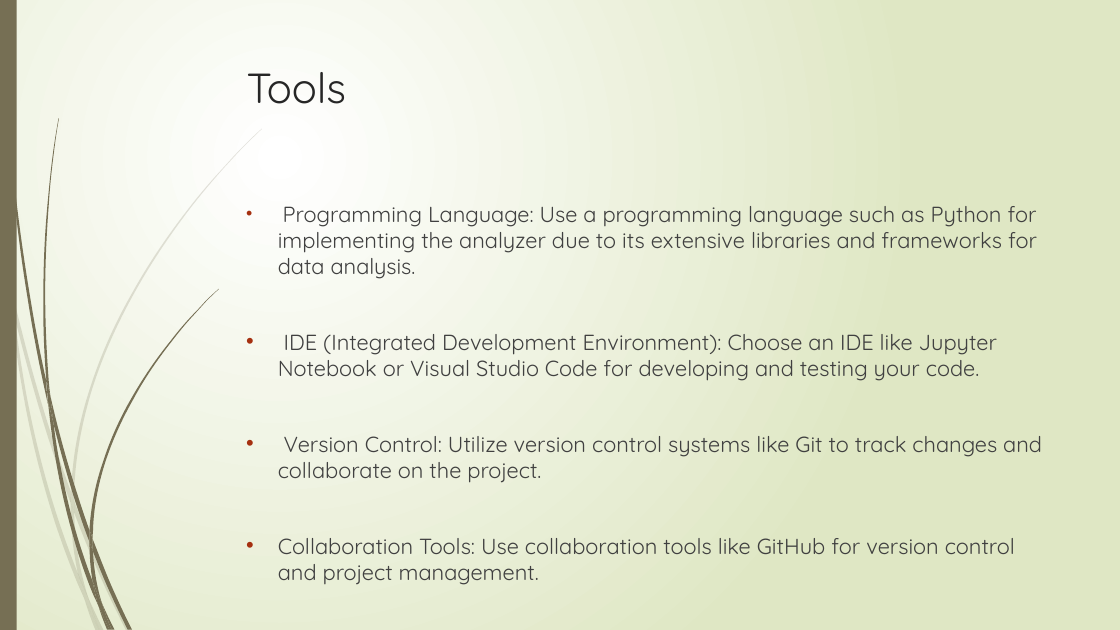
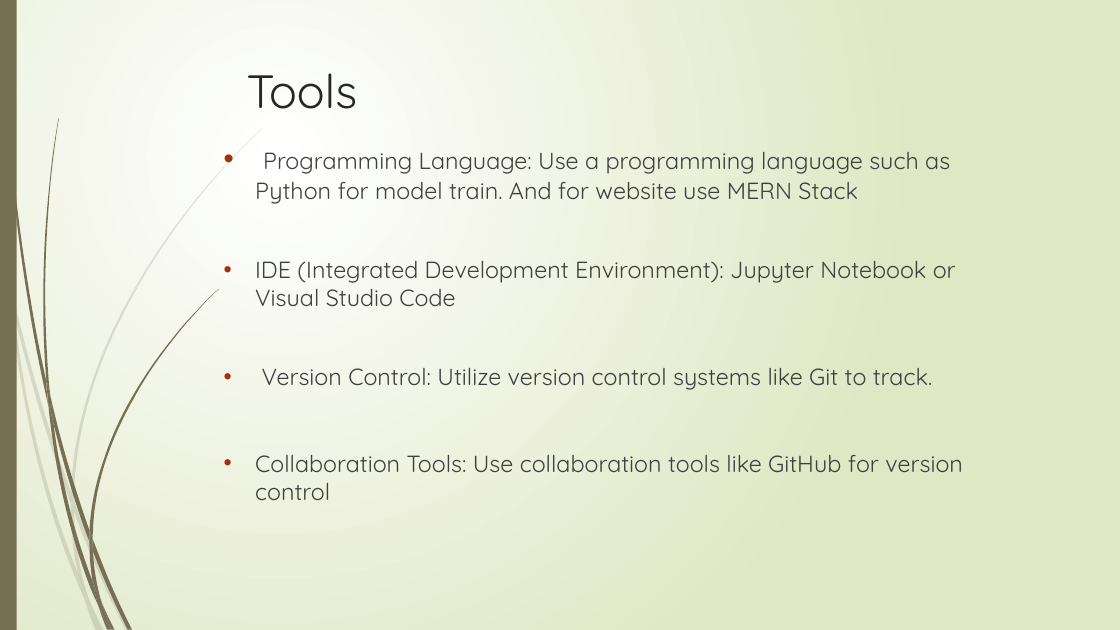
Before and after one commit to itsunilvithlani/2024_G7_Comment-Analyser, a slide deck: slide 3 of YouTube Comment Analyzer_presentation.pptx. Drawn at 1120x630 pixels with LibreOffice and Linux fonts; fonts in the diff are those of the drawing. Boxes give left, top, right and bottom in pixels: in the first picture for what was removed or moved away, otherwise in the second. Text is boxed around its words. In the diff, an @@ line names an element or a change of style, - is before the commit and + after.

```diff
--- a/YouTube Comment Analyzer_presentation.pptx
+++ b/YouTube Comment Analyzer_presentation.pptx
@@ title "Tools" at [247, 73, 358, 109]: size 36 to 40 pt @@
@@ text at [255, 152, 963, 500]: text changed; size 18.7 to 20 pt @@
-• Programming Language: Use a programming language such as Python for implementing the analyzer due to its extensive libraries and frameworks for data analysis.
-• IDE (Integrated Development Environment): Choose an IDE like Jupyter Notebook or Visual Studio Code for developing and testing your code.
-• Version Control: Utilize version control systems like Git to track changes and collaborate on the project.
-• Collaboration Tools: Use collaboration tools like GitHub for version control and project management.
+• Programming Language: Use a programming language such as Python for model train. And for website use MERN Stack
+• IDE (Integrated Development Environment): Jupyter Notebook or Visual Studio Code
+• Version Control: Utilize version control systems like Git to track.
+• Collaboration Tools: Use collaboration tools like GitHub for version control
```
Also in this commit, not shown: 5 other slides changed, 9 slides added, 8 slides removed, 1 other file.
